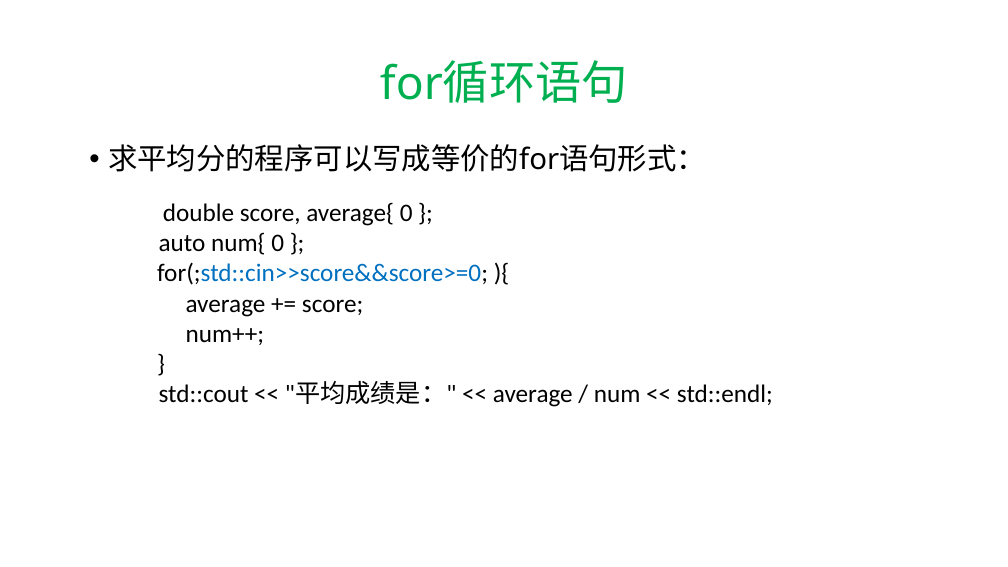
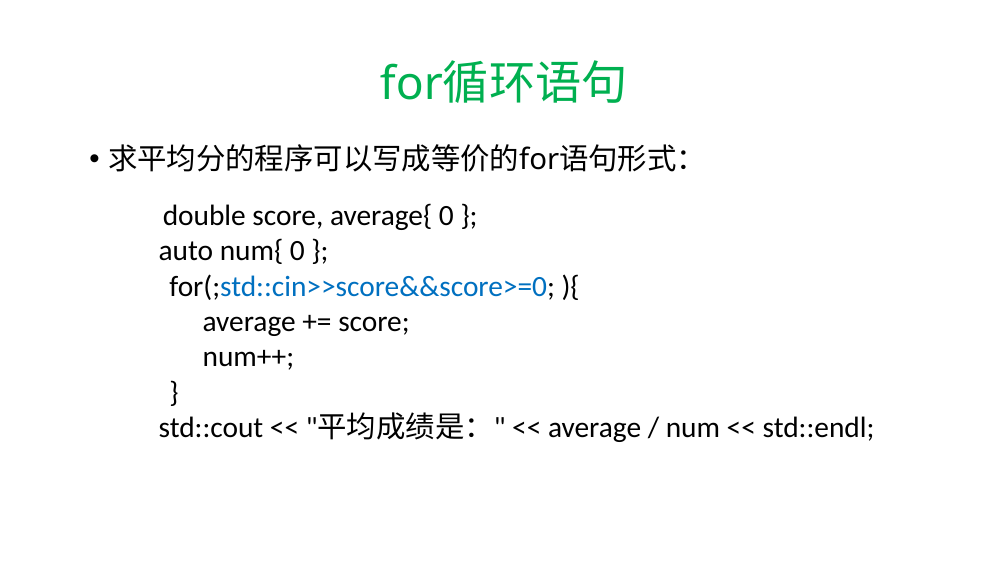
Before and after one commit to hwdong-net/cplusplus17, a slide deck: slide 38 of ppt/4. 语句.pptx. Drawn at 1008x567 pixels with LibreOffice and Linux fonts; fonts in the diff are those of the drawing. Boxes give left, top, right and bottom in pixels: in the first picture for what was removed or moved away, otherwise in the second. Text is boxed around its words. In the diff, an @@ line names an element or a change of style, - is before the commit and + after.

```diff
--- a/ppt/4. 语句.pptx
+++ b/ppt/4. 语句.pptx
@@ text "double score, average{ 0 };" at (x1=159, y1=203, x2=875, y2=442): size 24 to 28 pt @@
```
Also in this commit, not shown: 6 other slides changed, 1 slide added, 1 slide removed.
